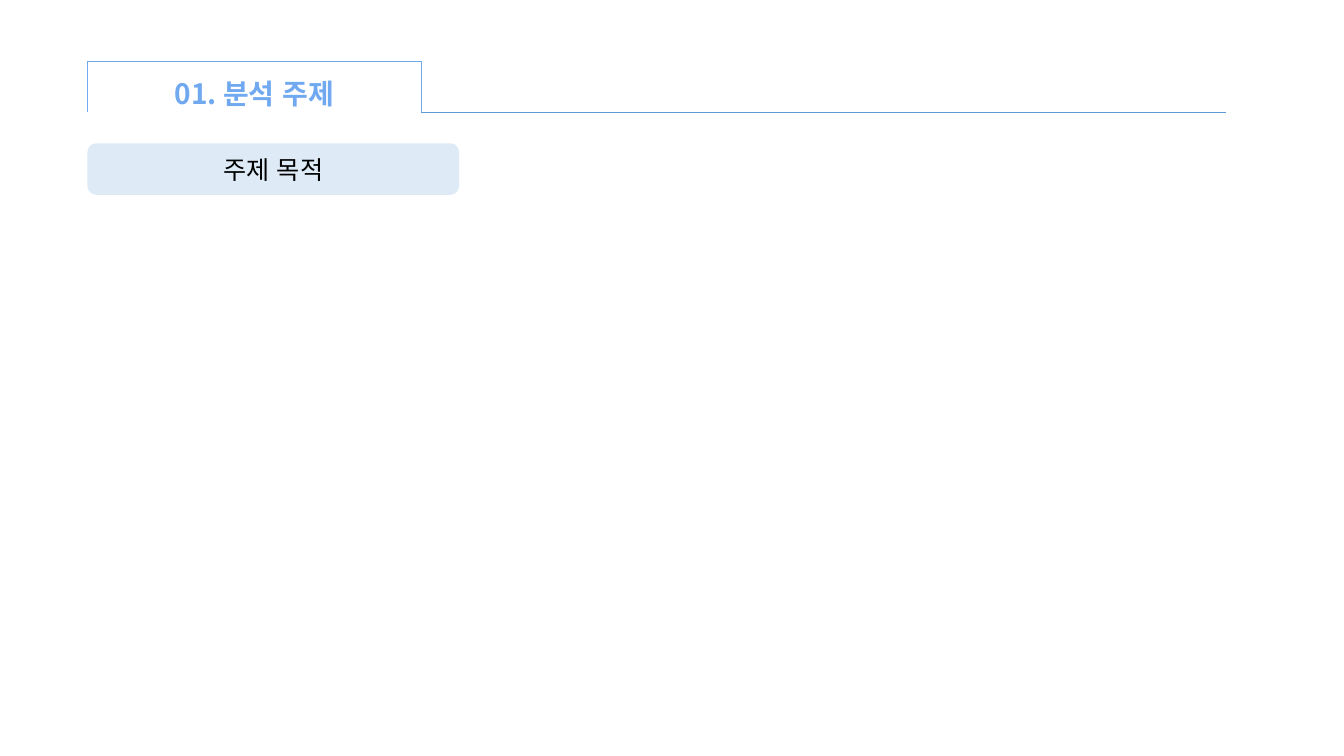
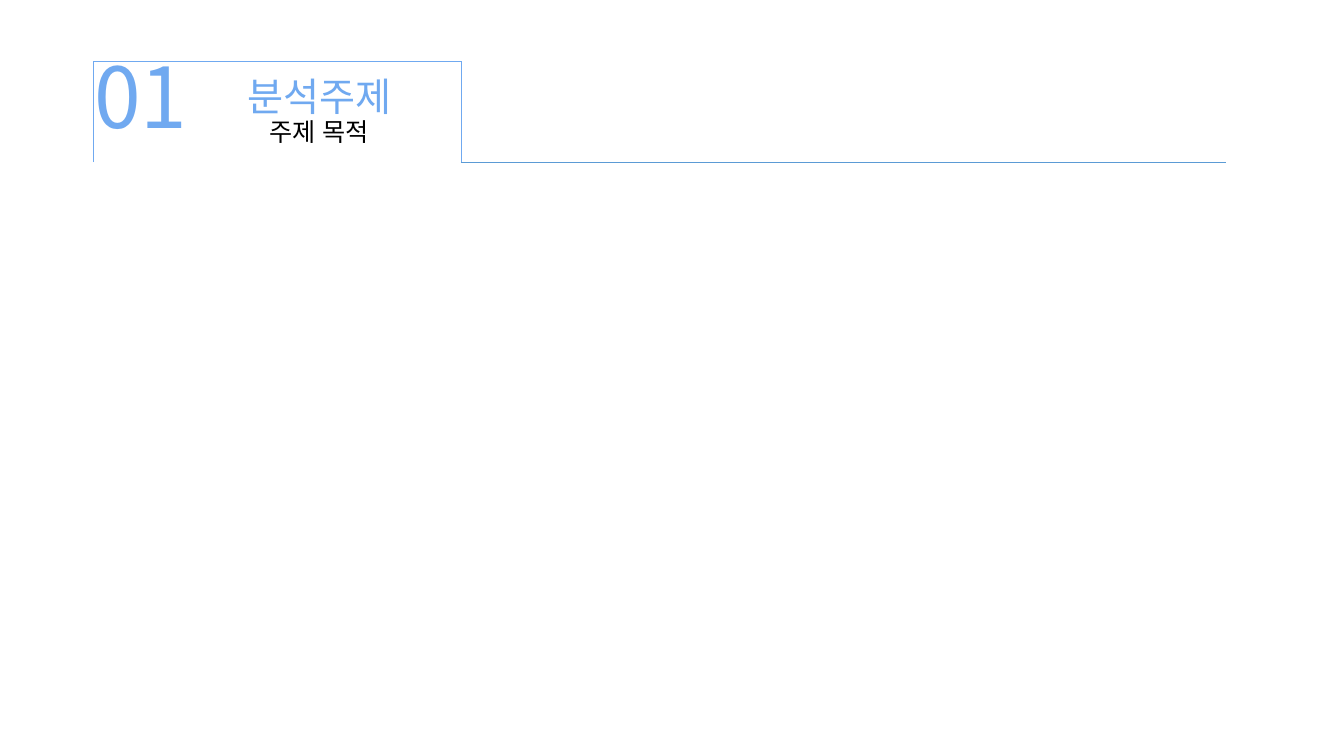
Before and after one commit to xddongx/flexink, a slide deck: slide 4 of titanic/titanic.pptx. Drawn at 1344x756 pixels with LibreOffice and Linux fonts; fonts in the diff are those of the drawing. Boxes give left, top, right and bottom in pixels: in the first picture for what was removed or moved away, otherwise in the second. Text is boxed around its words. In the diff, an @@ line names an element or a change of style, - is before the commit and + after.

```diff
--- a/titanic/titanic.pptx
+++ b/titanic/titanic.pptx
@@ right bracket resized from (x1=87, y1=61, x2=421, y2=111) to (x1=93, y1=61, x2=461, y2=162) @@
@@ text added at (x1=94, y1=61, x2=187, y2=129), 60 pt, text #70A9F0 @@
+01
@@ text at (x1=247, y1=78, x2=391, y2=122): text changed; size 20 to 28 pt; bold off @@
-01. 분석 주제
+분석주제
@@ text "주제 목적" moved from (x1=223, y1=158, x2=323, y2=181) to (x1=269, y1=120, x2=369, y2=143) @@
@@ rounded rectangle removed at (x1=88, y1=143, x2=460, y2=195) @@
@@ line moved from (421, 112) - (1226, 112) to (461, 162) - (1226, 162) @@
```
Also in this commit, not shown: 12 other slides changed, 5 slides added, 10 slides removed, 13 other files.
